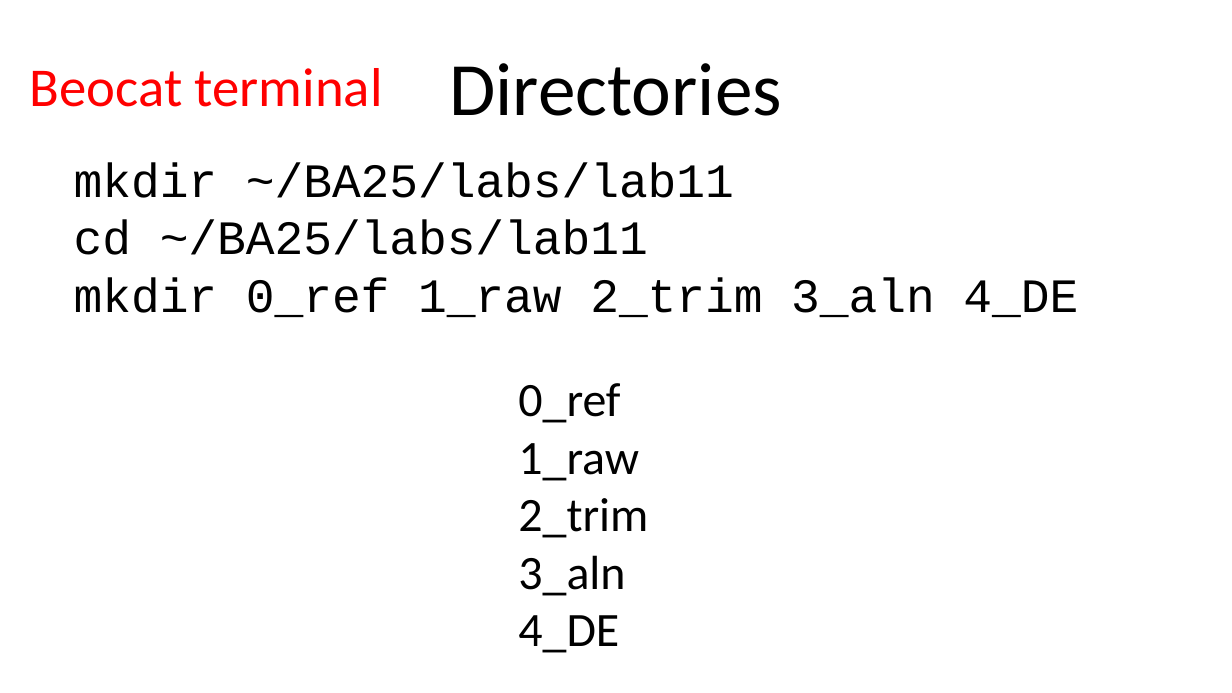
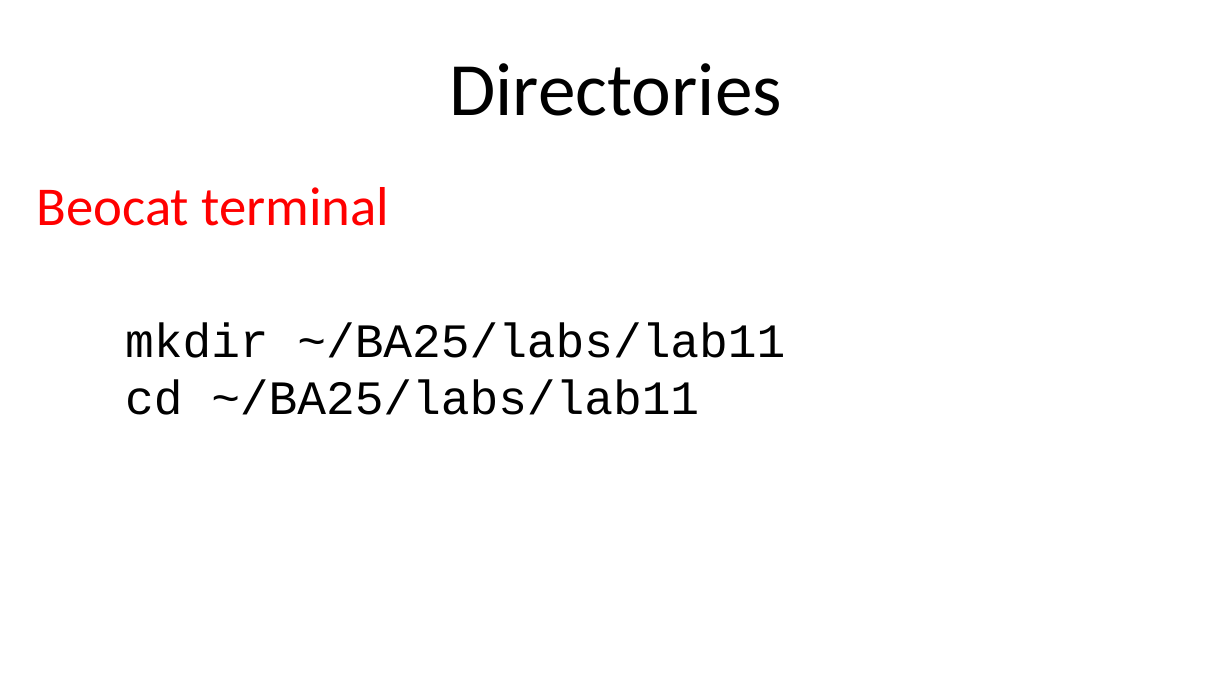
Before and after one commit to liu3zhenlab/teaching, a slide deck: slide 3 of PLPTH813Bioinformatis/2025/2_lab/lab11_DE.pptx (slide 4 before the commit). Drawn at 1232x693 pixels with LibreOffice and Linux fonts; fonts in the diff are those of the drawing. Boxes give left, top, right and bottom in pixels: in the first picture for what was removed or moved away, otherwise in the second. Text is boxed around its words. In the diff, an @@ line names an element or a change of style, - is before the commit and + after.

```diff
--- a/PLPTH813Bioinformatis/2025/2_lab/lab11_DE.pptx
+++ b/PLPTH813Bioinformatis/2025/2_lab/lab11_DE.pptx
@@ text "Beocat terminal" moved from (x1=30, y1=68, x2=383, y2=107) to (x1=36, y1=187, x2=390, y2=226) @@
@@ text at (x1=74, y1=277, x2=1078, y2=317): paragraph removed @@
-mkdir 0_ref 1_raw 2_trim 3_aln 4_DE
@@ text "mkdir ~/BA25/labs/lab11" moved from (x1=74, y1=162, x2=1078, y2=317) to (x1=125, y1=322, x2=785, y2=415) @@
@@ text removed at (x1=518, y1=383, x2=648, y2=653) @@
-0_ref
-1_raw
-2_trim
-3_aln
-4_DE
```
Also in this commit, not shown: 8 other slides changed, 4 slides added, 3 slides removed.
